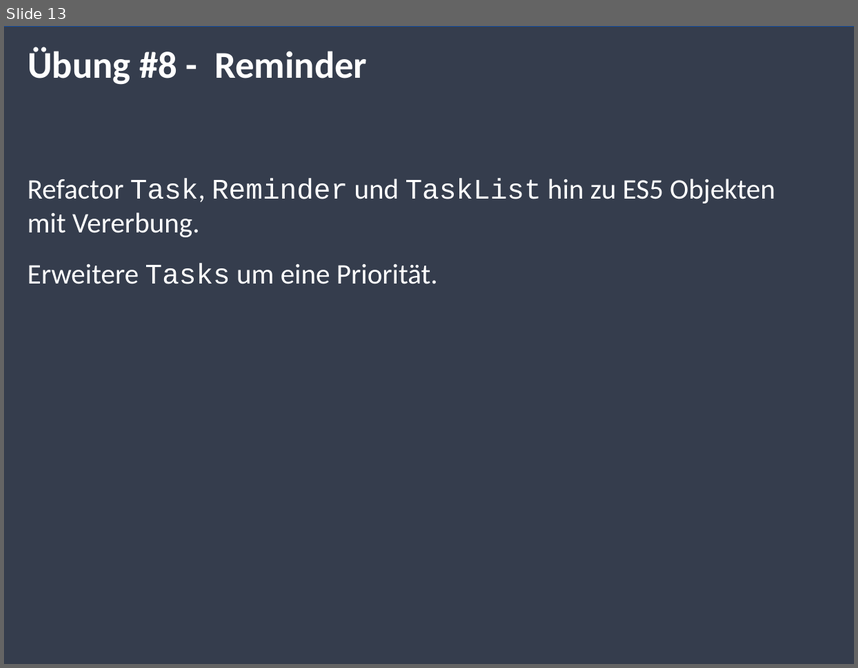
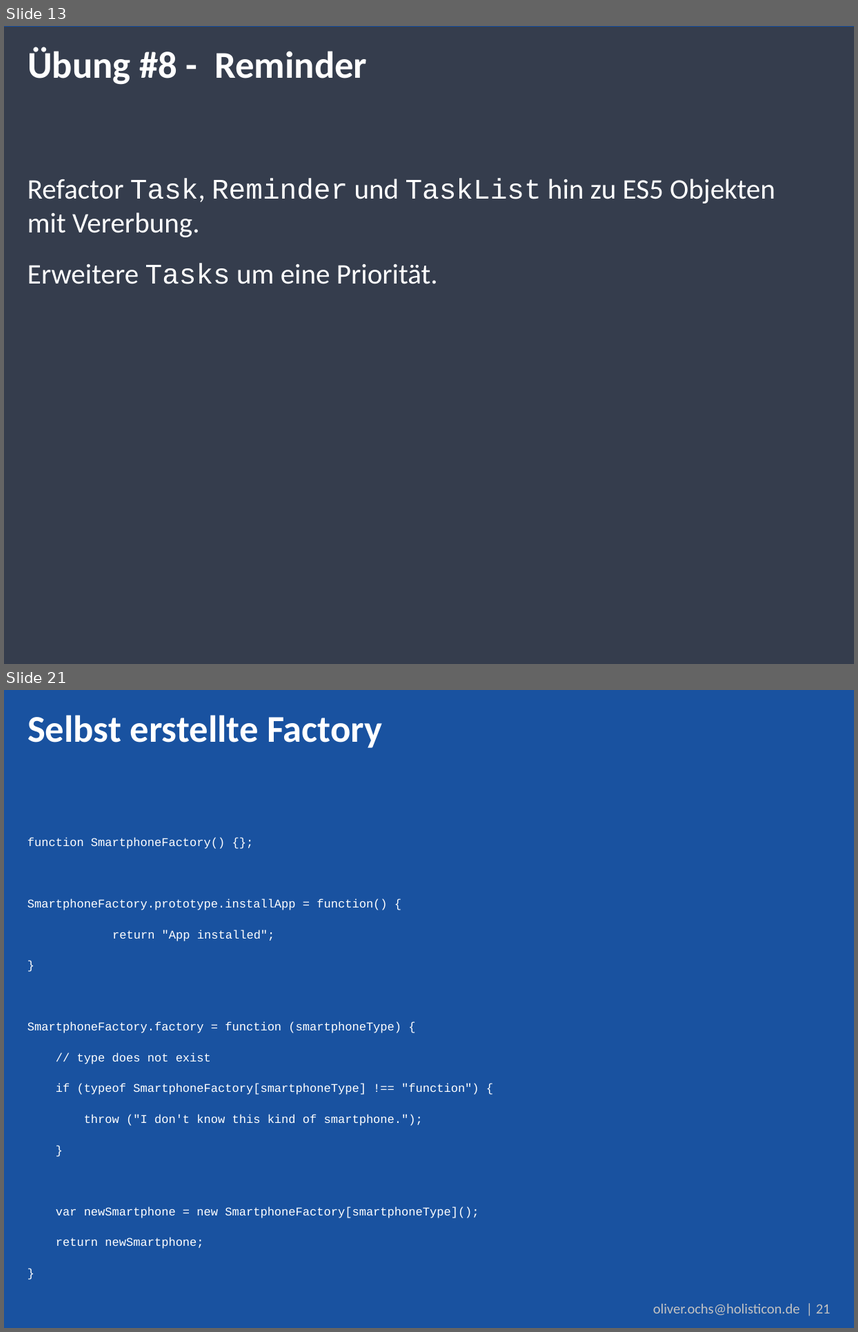
Before and after one commit to simonox/js-workshop, a slide deck: Tag 2.pptx. Shown one above the other, each under a label of ours: slide 13 before the commit, slides 13 and 21 after it; the slides between them are not shown. The pictures are 858x668 and 858x1332 pixels, drawn with LibreOffice and Linux fonts; fonts in the diff are those of the drawing; background and template pictures are left out. Boxes give left, top, right and bottom in pixels: in the first picture for what was removed or moved away, otherwise in the second. Text is boxed around its words. In the diff, an @@ line names an element or a change of style, - is before the commit and + after.

```diff
--- a/Tag 2.pptx
+++ b/Tag 2.pptx
@@ slide 21 added at bbox=[4, 690, 854, 1328], background #1952A0 @@
@@ title added at bbox=[27, 715, 382, 748], 32 pt, text #FFFFFF, bold @@
+Selbst erstellte Factory
@@ text added at bbox=[27, 838, 479, 1248], 10 pt, text #FFFFFF @@
+function SmartphoneFactory() {};
+SmartphoneFactory.prototype.installApp = function() {
+return "App installed";
+}
+SmartphoneFactory.factory = function (smartphoneType) {
+// type does not exist
+if (typeof SmartphoneFactory[smartphoneType] !== "function") {
+throw ("I don't know this kind of smartphone.");
+}
+var newSmartphone = new SmartphoneFactory[smartphoneType]();
+return newSmartphone;
+}
@@ text added at bbox=[653, 1303, 831, 1315], 12 pt, text #C2C2C2 @@
+oliver.ochs@holisticon.de | 21
```
Also in this commit, not shown: 32 other slides added.
